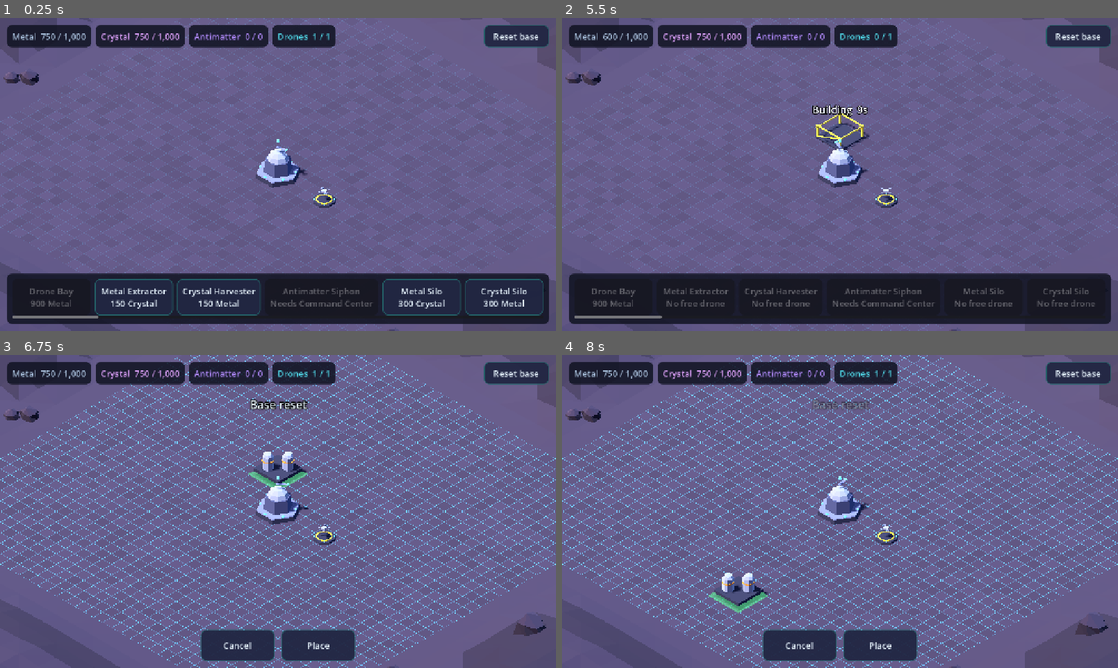
Above: before the commit, frames 1-4 (two rows, left to right).
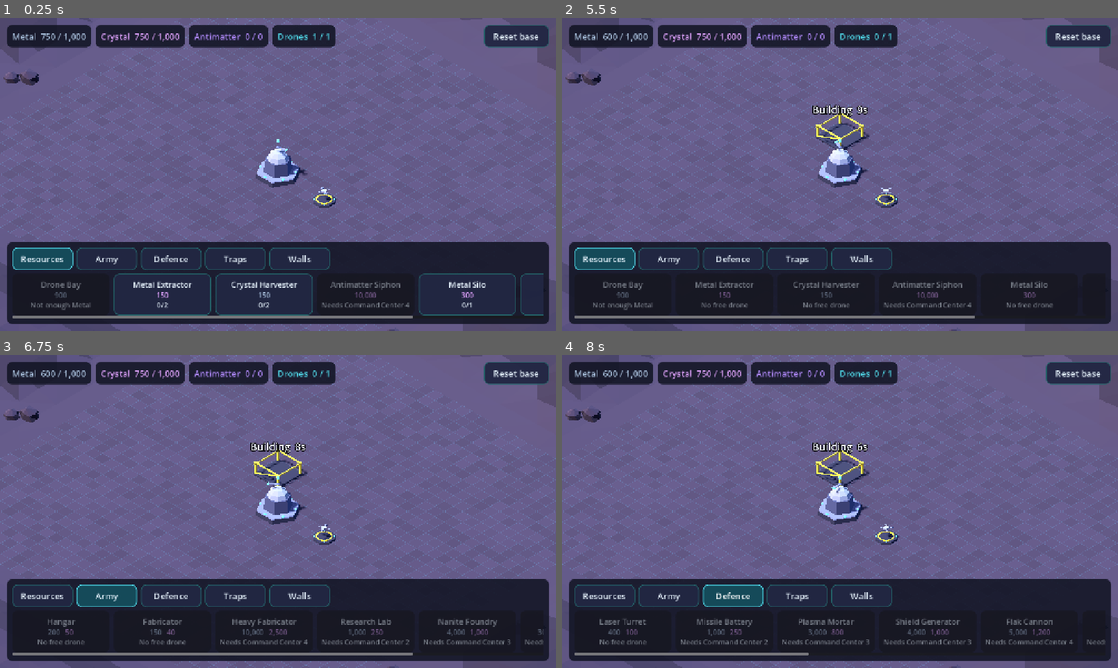
Above: after the commit, the same moments.

Repository: tarnan3751/space-game
Game: Godot game, scene res://scenes/main.tscn
Two runs of this game, one before a commit and one after it. Both use one fixed random seed, a clock stepped at 60 frames per second and the inputs below.
Inputs (mouse positions are in pixels of both pictures, inside the frame that each line leads up to):
- Up to frame 1 (0.25 s): no input
- Up to frame 2 (5.5 s): click (695, 296) at 0.5 s, where only the run before the commit has a clickable "Metal Extractor 150 Crystal"; click "Place" at 1.25 s; click "Reset base" at 2 s; click (606, 259) at 2.75 s, where only the run after the commit has a clickable "Resources"; click (778, 296) at 3.5 s, where only the run before the commit has a clickable "Crystal Harvester 150 Metal"; click "Place" at 4.25 s; move the mouse to (962, 158) at 5.02 s; click (962, 158) at 5.17 s
- Up to frame 3 (6.75 s): click "Reset base" (after the commit: "Army") at 5.75 s; click (422, 633) at 6.5 s, where only the run before the commit has a clickable "Metal Silo 300 Crystal"
- Up to frame 4 (8 s): click (734, 596) at 7.25 s, where only the run after the commit has a clickable "Defence"

The runs differ from the first frame. In frame 1, 15% of the frame differs, in the area x 1-99%, y 71-96%; in frame 2, 12%; in frame 3, 32%, in the area x 0-100%, y 0-100%; in frame 4, 32%.

Commit message:
Split the build menu into category tabs
The build bar listed all 31 types in one strip. It now has a row of tabs, one per catalog category in tab order, over the strip, which shows the selected category's types in menu_order order. The selected tab is remembered while the game runs.

Each entry shows three lines: the name, the level 1 cost with each amount in its resource's colour, and either built/max or why the type cannot be built (Needs Command Center N, Max built, No free drone, Not enough <resource>). An unavailable entry is disabled and dimmed. A type the Command Center has not unlocked is still listed, so the player sees what is coming.

Only the selected tab's entries are refreshed, and still only while the build bar is shown, so moving the placement ghost never re-checks the menu. The entries pass touches on to the ScrollContainer so a drag that starts on one scrolls the strip; the panel behind them still keeps the touch from the world.

Diff:
--- a/src/game/hud.gd
+++ b/src/game/hud.gd
@@ -27,13 +27,23 @@
 const ACCENT := Color("4fd6e6")
 const PANEL_COLOR := Color(0.07, 0.08, 0.14, 0.88)
 const MARGIN := 16
+const TAB_SIZE := Vector2(140, 48)
+const ENTRY_SIZE := Vector2(224, 96)
 
 var _catalog: Catalog
 var _root: Control
 var _resource_labels: Dictionary[String, Label] = {}
 var _builders_label: Label
 var _build_bar: Control
-var _build_buttons: Dictionary[String, Button] = {}
+var _tab_buttons: Dictionary[String, Button] = {}
+var _entry_scroll: ScrollContainer
+var _entries: Dictionary[String, Button] = {}
+## Each entry's third line: built/max, or why it cannot be built.
+var _entry_status: Dictionary[String, Label] = {}
+## The selected build-menu category. Remembered while the game runs, not saved.
+var _tab: String = ""
+## The state of the last refresh, so a tab change can fill its entries.
+var _state: BaseState
 var _place_bar: Control
 var _place_button: Button
 var _info_panel: Control
@@ -62,6 +72,7 @@
 
 
 func refresh(state: BaseState, selected_id: int, placing: bool, ghost_ok: bool) -> void:
+	_state = state
 	for res: String in _resource_labels:
 		var rate := state.production_per_hour(res)
 		var rate_text := "   +%s/h" % Format.amount(rate) if rate > 0 else ""
@@ -79,7 +90,7 @@
 	_place_button.disabled = not ghost_ok
 	_info_panel.visible = not placing and has_selection
 	if _build_bar.visible:
-		_refresh_build_buttons(state)
+		_refresh_entries(state)
 	if _info_panel.visible:
 		_refresh_info(state, state.buildings[selected_id])
 
@@ -103,19 +114,46 @@
 
 # --- Refresh helpers -------------------------------------------------------------
 
-func _refresh_build_buttons(state: BaseState) -> void:
-	for type: String in _build_buttons:
-		var button: Button = _build_buttons[type]
+## Only the selected tab's entries; the others are hidden.
+func _refresh_entries(state: BaseState) -> void:
+	for type: String in _entries:
+		if _catalog.category_of(type) != _tab:
+			continue
+		var button: Button = _entries[type]
 		var error := state.check_can_build(type)
-		var detail := Format.cost(_catalog.level_stats(type, 1).get("cost", {}), _catalog)
-		if error == BaseState.ERR_LIMIT:
-			detail = "Max built"
-		elif error == BaseState.ERR_NO_BUILDER:
-			detail = "No free drone"
-		elif error == BaseState.ERR_CC_LEVEL:
-			detail = "Needs Command Center"
-		button.text = "%s\n%s" % [_catalog.display_name(type), detail]
+		var status: Label = _entry_status[type]
+		status.text = _entry_status_text(state, type, error)
 		button.disabled = error != ""
+		var content: Control = status.get_parent()
+		content.modulate.a = 1.0 if error == "" else 0.45
+
+
+func _entry_status_text(state: BaseState, type: String, error: String) -> String:
+	if error == "":
+		return "%d/%d" % [state.count_of(type), _catalog.max_count(type, state.cc_level())]
+	var first := _catalog.level_stats(type, 1)
+	if error == BaseState.ERR_CC_LEVEL:
+		return "Needs Command Center %d" % int(first.get("requires_cc", 1))
+	if error == BaseState.ERR_LIMIT:
+		return "Max built"
+	if error == BaseState.ERR_NO_BUILDER:
+		return "No free drone"
+	if error == BaseState.ERR_FUNDS:
+		var cost: Dictionary = first.get("cost", {})
+		for res: String in _catalog.resources:
+			if state.resources[res] < int(cost.get(res, 0)):
+				return "Not enough %s" % _catalog.resource_name(res)
+	return error_text(error)
+
+
+func _select_tab(category: String) -> void:
+	_tab = category
+	_tab_buttons[category].button_pressed = true
+	for type: String in _entries:
+		_entries[type].visible = _catalog.category_of(type) == category
+	_entry_scroll.scroll_horizontal = 0
+	if _state != null and _build_bar.visible:
+		_refresh_entries(_state)
 
 
 func _refresh_info(state: BaseState, building: BuildingState) -> void:
@@ -180,23 +218,75 @@
 	_builders_label.add_theme_color_override("font_color", ACCENT)
 
 
+## A row of category tabs over a horizontal strip of entries. Every menu type gets an
+## entry up front; a tab shows its category's entries, in menu_order order.
 func _build_build_bar() -> void:
 	var panel := PanelContainer.new()
 	_root.add_child(panel)
 	_anchor_bottom(panel, true)
-	var scroll := ScrollContainer.new()
-	scroll.vertical_scroll_mode = ScrollContainer.SCROLL_MODE_DISABLED
-	scroll.custom_minimum_size = Vector2(0, 92)
-	panel.add_child(scroll)
+	var column := VBoxContainer.new()
+	column.add_theme_constant_override("separation", 8)
+	panel.add_child(column)
+	var tabs := HBoxContainer.new()
+	tabs.add_theme_constant_override("separation", 8)
+	column.add_child(tabs)
+	var group := ButtonGroup.new()
+	for category: String in _catalog.categories:
+		var tab := _button(_catalog.category_name(category), TAB_SIZE)
+		tab.toggle_mode = true
+		tab.button_group = group
+		tab.pressed.connect(func() -> void: _select_tab(category))
+		tabs.add_child(tab)
+		_tab_buttons[category] = tab
+	_entry_scroll = ScrollContainer.new()
+	_entry_scroll.vertical_scroll_mode = ScrollContainer.SCROLL_MODE_DISABLED
+	_entry_scroll.custom_minimum_size = Vector2(0, ENTRY_SIZE.y + 8)
+	column.add_child(_entry_scroll)
 	var row := HBoxContainer.new()
 	row.add_theme_constant_override("separation", 10)
-	scroll.add_child(row)
+	_entry_scroll.add_child(row)
 	for type: String in _catalog.menu_order:
-		var button := _button("", Vector2(180, 84))
-		button.pressed.connect(func() -> void: build_pressed.emit(type))
-		row.add_child(button)
-		_build_buttons[type] = button
+		row.add_child(_build_entry(type))
 	_build_bar = panel
+	_select_tab(_catalog.categories[0])
+
+
+## Three lines: the name, the level 1 cost (each amount in its resource's colour), and
+## the status line `_refresh_entries` fills.
+func _build_entry(type: String) -> Button:
+	var button := _button("", ENTRY_SIZE)
+	# PASS, so a drag that starts on an entry reaches the ScrollContainer and scrolls the
+	# strip; the panel behind still stops the touch from reaching the world.
+	button.mouse_filter = Control.MOUSE_FILTER_PASS
+	button.pressed.connect(func() -> void: build_pressed.emit(type))
+	var content := VBoxContainer.new()
+	content.mouse_filter = Control.MOUSE_FILTER_IGNORE
+	content.alignment = BoxContainer.ALIGNMENT_CENTER
+	content.add_theme_constant_override("separation", 0)
+	button.add_child(content)
+	content.set_anchors_preset(Control.PRESET_FULL_RECT)
+	content.offset_left = 8
+	content.offset_top = 8
+	content.offset_right = -8
+	content.offset_bottom = -8
+	var name_label := _entry_label(content, _catalog.display_name(type), 18, TEXT_COLOR)
+	name_label.text_overrun_behavior = TextServer.OVERRUN_TRIM_ELLIPSIS
+	var cost_row := HBoxContainer.new()
+	cost_row.mouse_filter = Control.MOUSE_FILTER_IGNORE
+	cost_row.alignment = BoxContainer.ALIGNMENT_CENTER
+	cost_row.add_theme_constant_override("separation", 12)
+	content.add_child(cost_row)
+	var cost: Dictionary = _catalog.level_stats(type, 1).get("cost", {})
+	if cost.is_empty():
+		_entry_label(cost_row, "Free", 16, TEXT_COLOR)
+	for res: Variant in cost:
+		var color := Color.from_string(_catalog.resource_color(str(res)), TEXT_COLOR)
+		_entry_label(cost_row, Format.amount(int(cost[res])), 16, color)
+	var status := _entry_label(content, "", 16, TEXT_COLOR)
+	status.text_overrun_behavior = TextServer.OVERRUN_TRIM_ELLIPSIS
+	_entry_status[type] = status
+	_entries[type] = button
+	return button
 
 
 func _build_place_bar() -> void:
@@ -278,6 +368,16 @@
 	parent.add_child(panel)
 	var label := Label.new()
 	panel.add_child(label)
+	return label
+
+
+func _entry_label(parent: Control, text: String, font_size: int, color: Color) -> Label:
+	var label := Label.new()
+	label.text = text
+	label.horizontal_alignment = HORIZONTAL_ALIGNMENT_CENTER
+	label.add_theme_font_size_override("font_size", font_size)
+	label.add_theme_color_override("font_color", color)
+	parent.add_child(label)
 	return label
 
 
